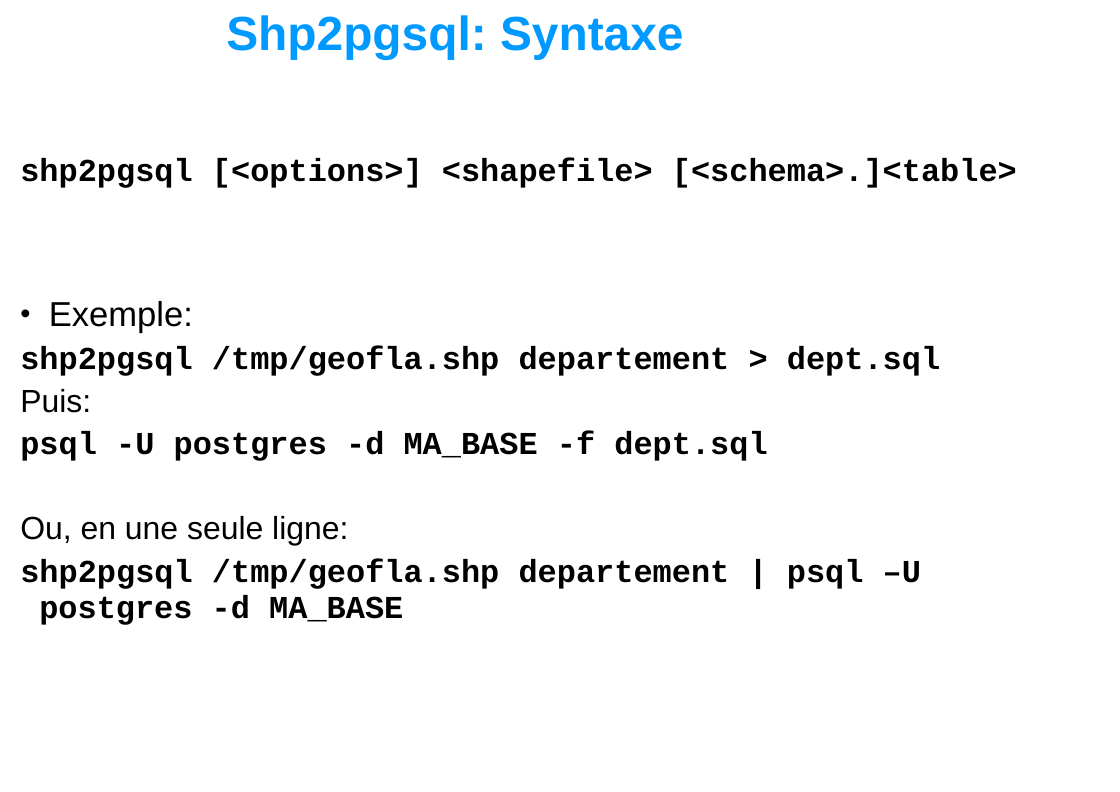
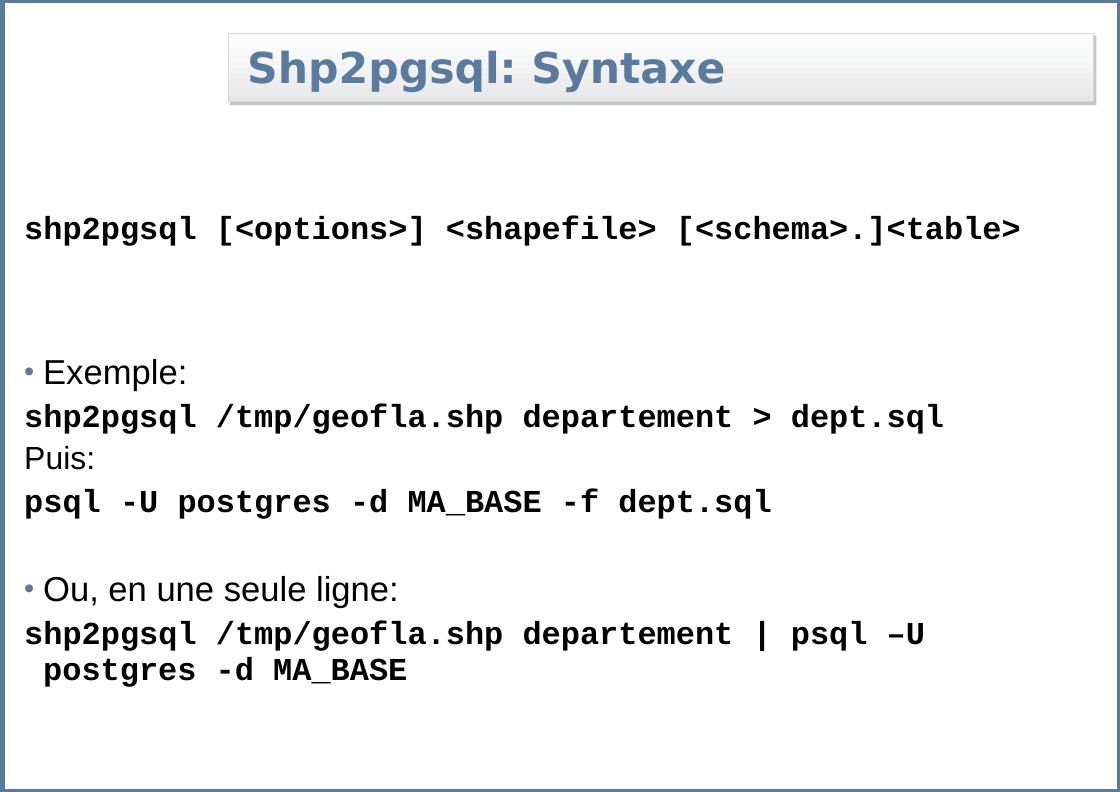
Before and after one commit to Gretti/geoadminsuite, a slide deck: slide 4 of branches/home/formation/postgis/postgis/slides/04_postgis_load_data.ppt. Drawn at 1120x792 pixels with LibreOffice and Linux fonts; fonts in the diff are those of the drawing; background and template pictures are left out. Boxes give left, top, right and bottom in pixels: in the first picture for what was removed or moved away, otherwise in the second. Text is boxed around its words. In the diff, an @@ line names an element or a change of style, - is before the commit and + after.

```diff
--- a/branches/home/formation/postgis/postgis/slides/04_postgis_load_data.ppt
+++ b/branches/home/formation/postgis/postgis/slides/04_postgis_load_data.ppt
@@ rectangle added at (2, 0, 1120, 792), outline #5B799E 4.51 pt @@
@@ title "Shp2pgsql: Syntaxe": place and size @@
-title "Shp2pgsql: Syntaxe" at (226, 15, 684, 59)
+title "Shp2pgsql: Syntaxe" at (228, 34, 1093, 102)
@@ title "Shp2pgsql: Syntaxe" at (228, 34, 1093, 102): size 36 to 32 pt, font Arial to DejaVu Sans, text colour #0099FF to #5B7A9F; indent changed; fill none to gradient #FFFFFF to #E7E8E9; outline none to #D9D9D9 0.74 pt; shadow on @@
@@ text "shp2pgsql [<options>] <shapefile> [<schema>.]<table>": place and size @@
-text "shp2pgsql [<options>] <shapefile> [<schema>.]<table>" at (20, 158, 1017, 625)
+text "shp2pgsql [<options>] <shapefile> [<schema>.]<table>" at (24, 216, 1021, 687)
@@ text at (43, 359, 399, 608): size 24 to 26 pt in "Ou, en une seule ligne:"; bullet colour #000000 to #5B7A9F; bullet none to •; more space between paragraphs @@
```
Also in this commit, not shown: 8 other slides changed, 6 slides added, 58 other files.
